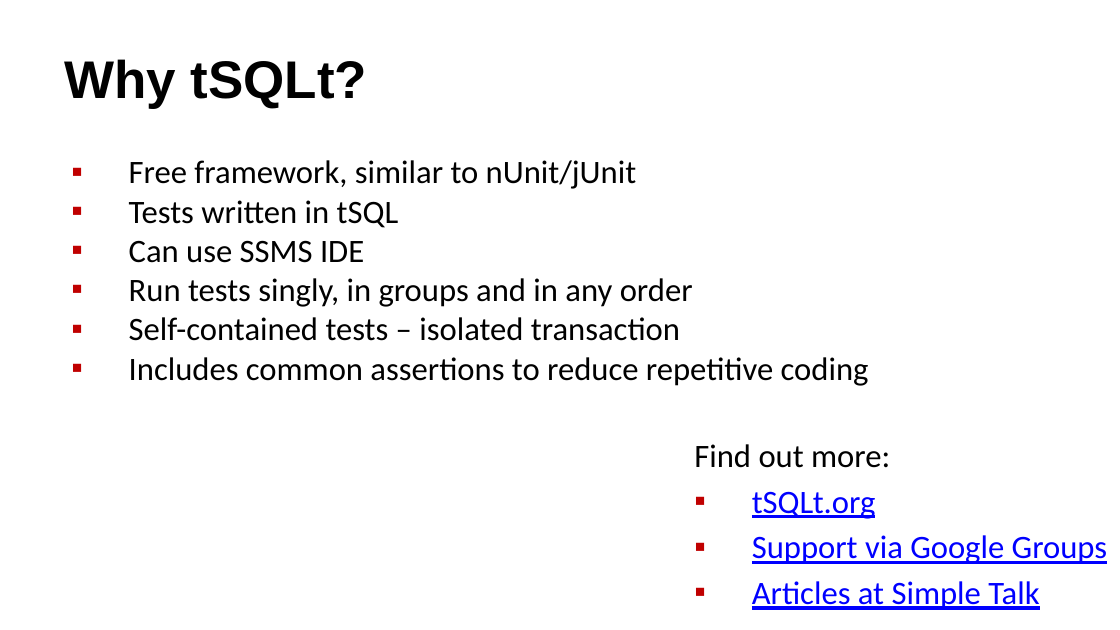
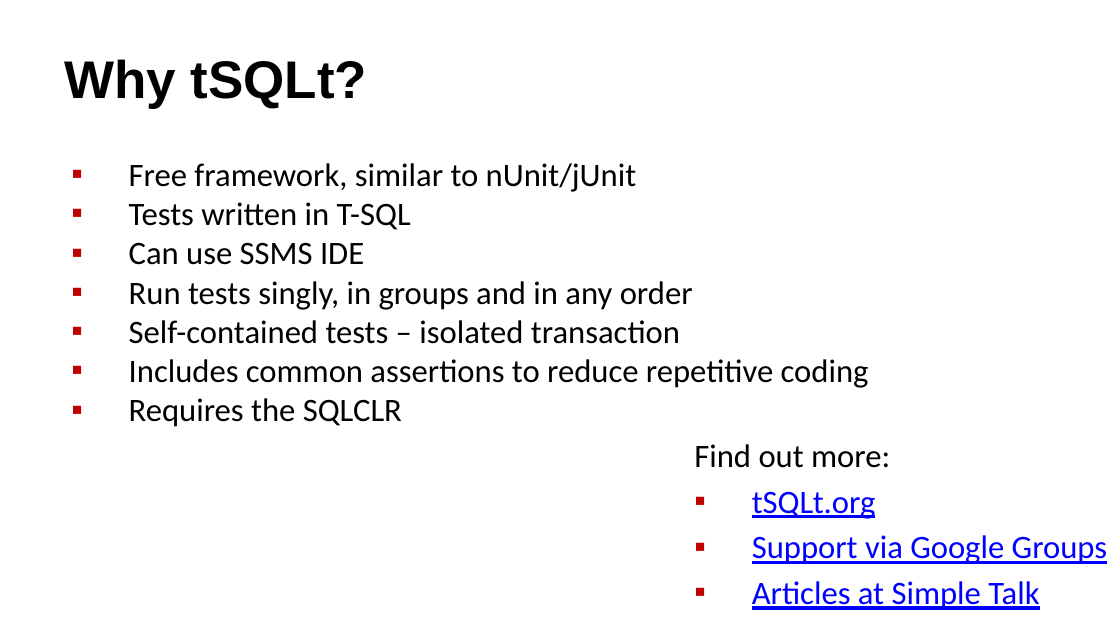
Before and after one commit to way0utwest/TestingTSQL, a slide deck: slide 14 of DB-Delivery-Get-Testing-TSQL.pptx (slide 12 before the commit). Drawn at 1120x630 pixels with LibreOffice and Linux fonts; fonts in the diff are those of the drawing. Boxes give left, top, right and bottom in pixels: in the first picture for what was removed or moved away, otherwise in the second. Text is boxed around its words. In the diff, an @@ line names an element or a change of style, - is before the commit and + after.

```diff
--- a/DB-Delivery-Get-Testing-TSQL.pptx
+++ b/DB-Delivery-Get-Testing-TSQL.pptx
@@ text at [129,202,411,230]: text changed @@
-▪ Tests written in tSQL
+▪ Tests written in T-SQL
@@ text at [129,398,402,427]: paragraph added @@
+▪ Requires the SQLCLR
```
Also in this commit, not shown: 5 other slides changed, 4 slides added, 5 slides removed.
